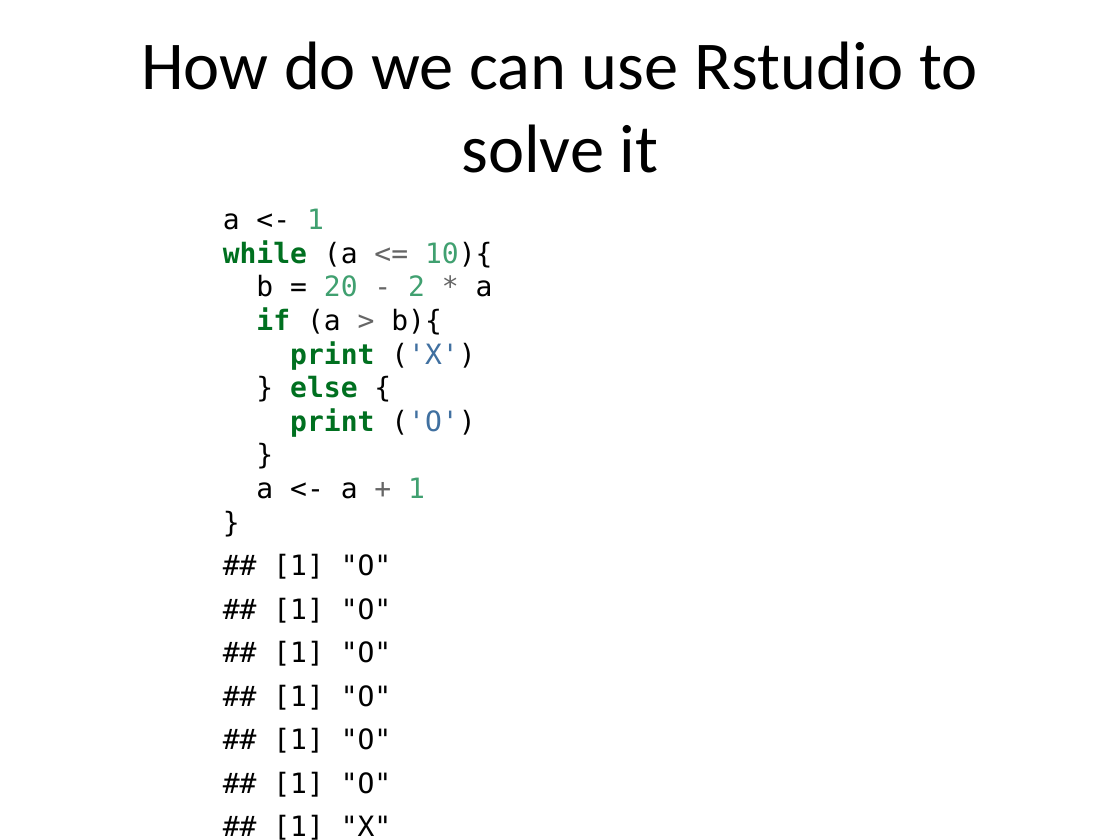
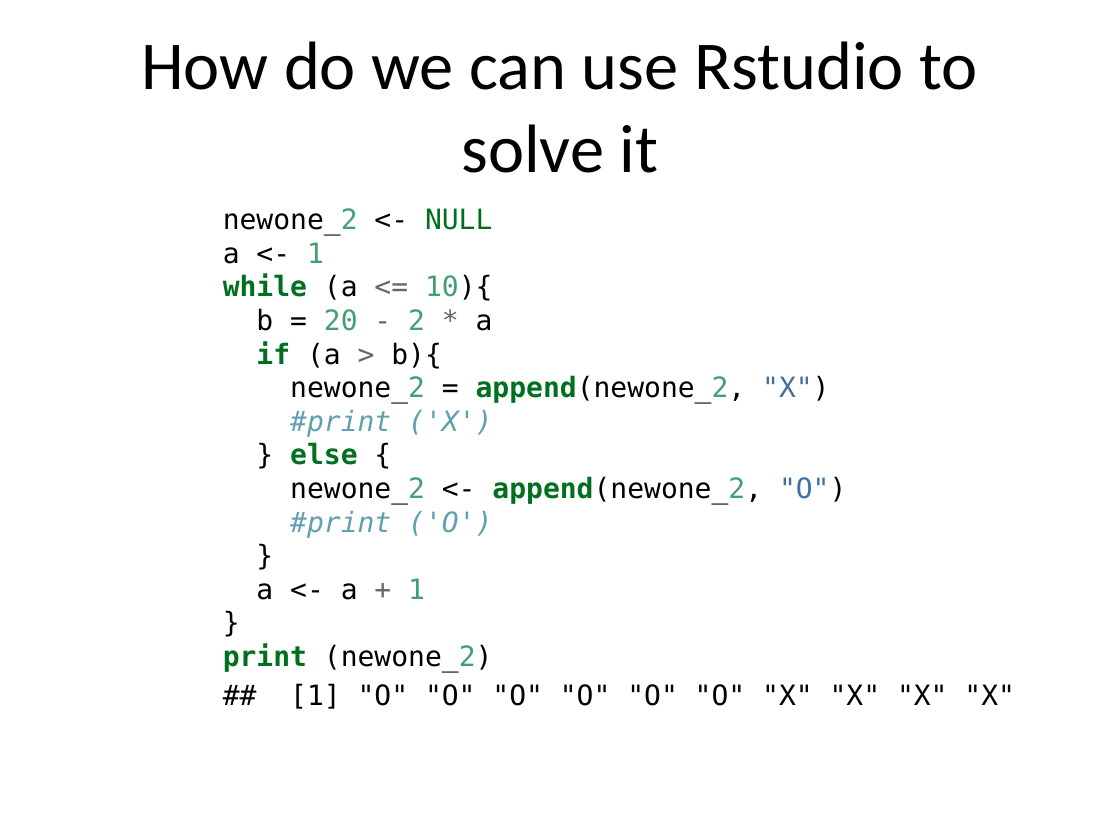
Before and after one commit to Wicchi/presentation_str, a slide deck: slide 5 of presentation.pptx. Drawn at 1120x840 pixels with LibreOffice and Linux fonts; fonts in the diff are those of the drawing. Boxes give left, top, right and bottom in pixels: in the first picture for what was removed or moved away, otherwise in the second. Text is boxed around its words. In the diff, an @@ line names an element or a change of style, - is before the commit and + after.

```diff
--- a/presentation.pptx
+++ b/presentation.pptx
@@ text at <box>223,208,1015,709</box>: text changed @@
-a <- 1
-while (a <= 10){
-b = 20 - 2 * a
-if (a > b){
-print ('X')
-} else {
-print ('O')
-}
-a <- a + 1
-}
-## [1] "O"
-## [1] "O"
-## [1] "O"
-## [1] "O"
-## [1] "O"
-## [1] "O"
-## [1] "X"
-## [1] "X"
-## [1] "X"
-## [1] "X"
+newone_2 <- NULL
+a <- 1
+while (a <= 10){
+b = 20 - 2 * a
+if (a > b){
+newone_2 = append(newone_2, "X")
+#print ('X')
+} else {
+newone_2 <- append(newone_2, "O")
+#print ('O')
+}
+a <- a + 1
+}
+print (newone_2)
+## [1] "O" "O" "O" "O" "O" "O" "X" "X" "X" "X"
```
Also in this commit, not shown: 5 other slides changed, 1 slide added, 1 other file.
